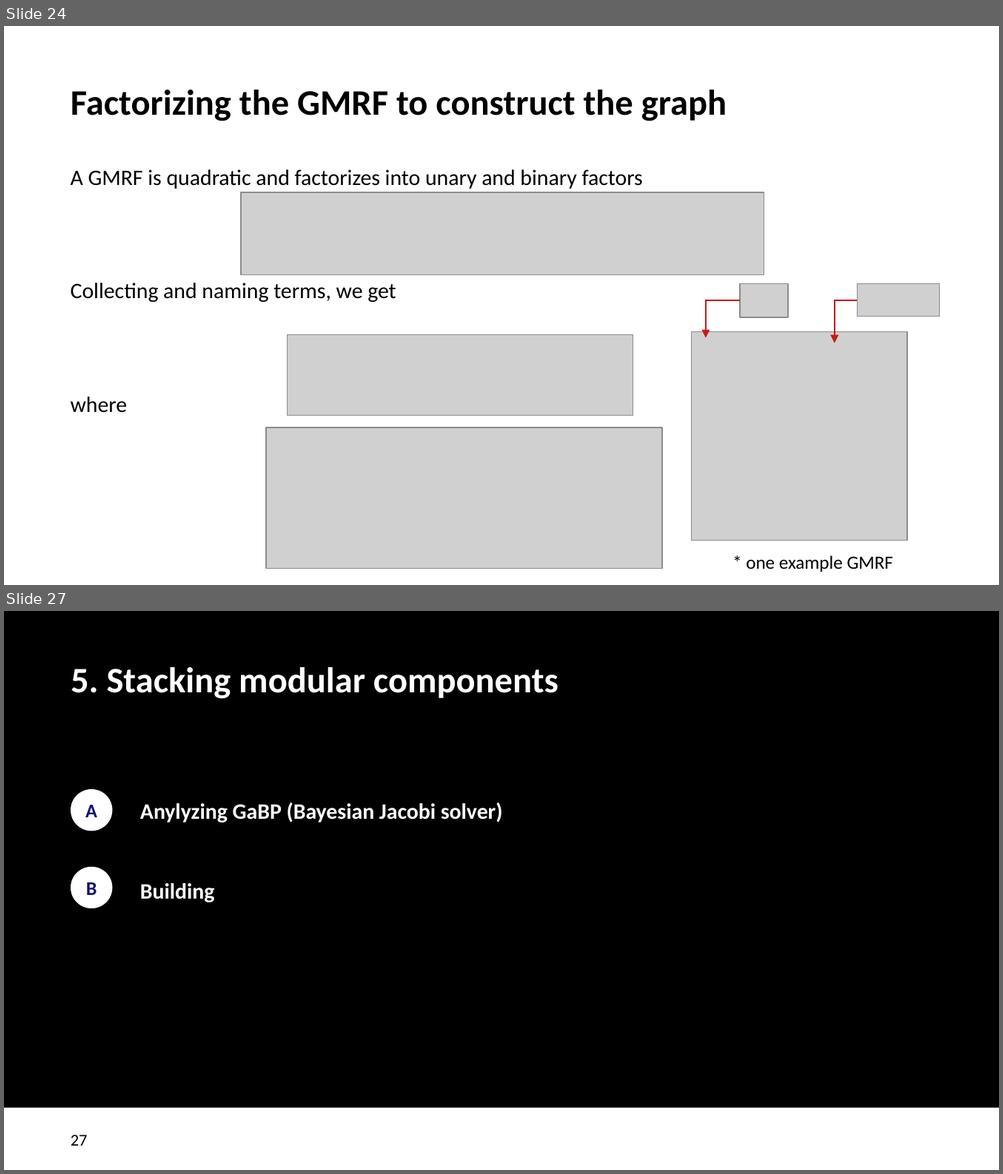
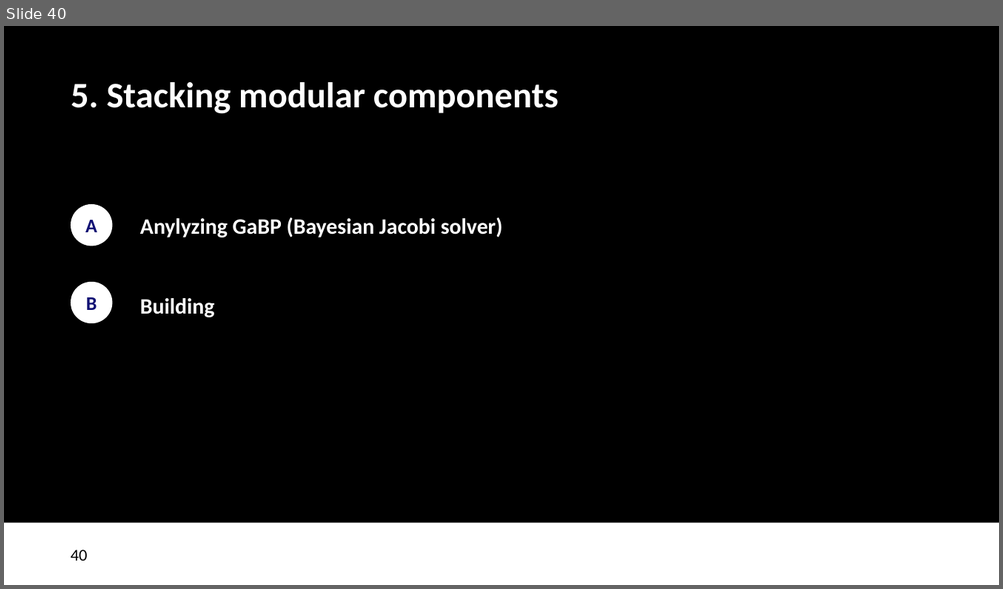
Before and after one commit to biaslab/ProbNum2026-Tutorial, a slide deck: slides/BIASlab-ProbNum2026.pptx. Shown one above the other, each under a label of ours: slides 24 and 27 before the commit, slide 40 after it; the slides between them are not shown. The pictures are 1003x1174 and 1003x589 pixels, drawn with LibreOffice and Linux fonts; fonts in the diff are those of the drawing; grey boxes stand for pictures; background and template pictures are left out. Boxes give left, top, right and bottom in pixels: in the first picture for what was removed or moved away, otherwise in the second. Text is boxed around its words. In the diff, an @@ line names an element or a change of style, - is before the commit and + after.

```diff
--- a/slides/BIASlab-ProbNum2026.pptx
+++ b/slides/BIASlab-ProbNum2026.pptx
@@ slide 24 removed at (4, 26, 999, 585), background #FFFFFF @@
@@ title removed at (71, 90, 726, 121) @@
-Factorizing the GMRF to construct the graph
@@ text removed at (71, 170, 643, 413) @@
-A GMRF is quadratic and factorizes into unary and binary factors
-Collecting and naming terms, we get
-where
@@ picture removed at (241, 192, 764, 275) @@
@@ picture removed at (740, 284, 788, 318) @@
@@ picture removed at (856, 284, 939, 318) @@
@@ elbow arrow removed from (740, 301) to (706, 338) @@
@@ elbow arrow removed from (856, 301) to (834, 343) @@
@@ picture removed at (287, 335, 632, 416) @@
@@ picture removed at (691, 332, 907, 541) @@
@@ picture removed at (267, 428, 663, 569) @@
@@ text removed at (745, 556, 893, 572) @@
-* one example GMRF
@@ what was slide 27 is now slide 40 @@
@@ page number at (71, 550, 88, 561): text changed @@
-27
+40
```
Also in this commit, not shown: 15 slides changed, 22 slides added, 8 other slides removed, 19 other files.
